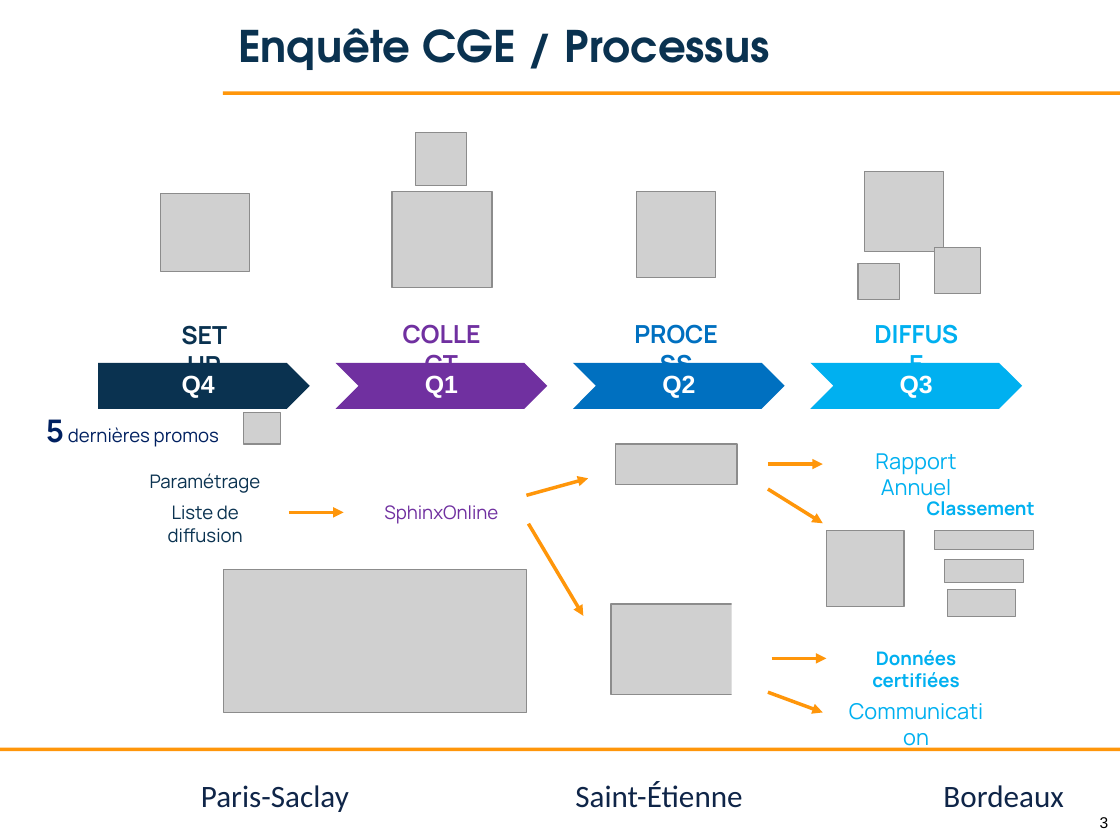
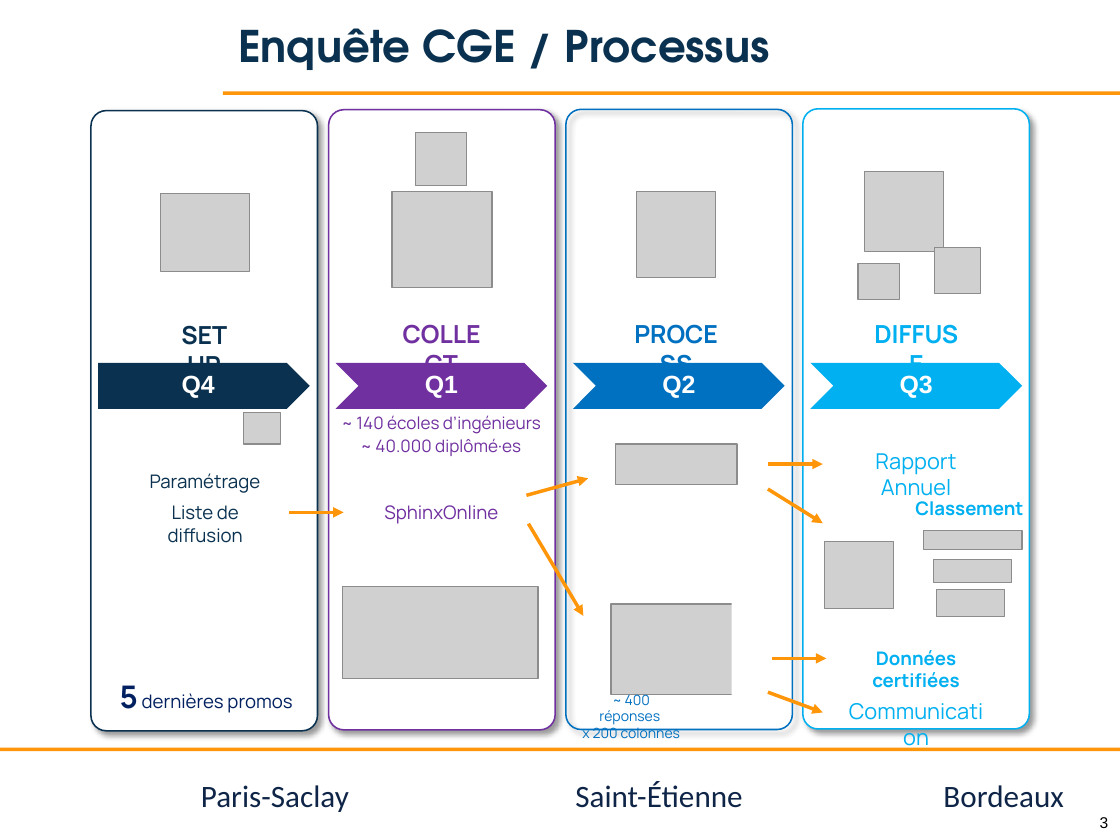
Before and after one commit to jvillemejane/jvillemejane, a slide deck: slide 3 of Presentations/2024_11_21_COFOR_CGE.pptx. Drawn at 1120x840 pixels with LibreOffice and Linux fonts; fonts in the diff are those of the drawing; grey boxes stand for pictures; background and template pictures are left out. Boxes give left, top, right and bottom in pixels: in the first picture for what was removed or moved away, otherwise in the second. Text is boxed around its words. In the diff, an @@ line names an element or a change of style, - is before the commit and + after.

```diff
--- a/Presentations/2024_11_21_COFOR_CGE.pptx
+++ b/Presentations/2024_11_21_COFOR_CGE.pptx
@@ rounded rectangle added at <box>91,111,317,731</box>, fill #FFFFFF, outline #0A3250 1 pt @@
@@ rounded rectangle added at <box>328,110,554,730</box>, fill #FFFFFF, outline #7030A0 1 pt @@
@@ rounded rectangle added at <box>566,110,792,730</box>, outline #0070C0 1 pt @@
@@ rounded rectangle added at <box>803,109,1029,729</box>, fill #FFFFFF, outline #00B0F0 1 pt @@
@@ text added at <box>356,415,541,434</box>, 11 pt, text #7030A0 @@
+~ 140 écoles d’ingénieurs
@@ text added at <box>375,438,521,456</box>, 11 pt, text #7030A0 @@
+~ 40.000 diplômé·es
@@ 3 pictures, 1 text: place and size @@
-3 pictures, 1 text at <box>927,501,1035,616</box>
+3 pictures, 1 text at <box>915,501,1023,616</box>
@@ picture: place and size @@
-picture at <box>827,531,904,607</box>
+picture at <box>825,541,894,608</box>
@@ picture: place and size @@
-picture at <box>223,570,526,712</box>
+picture at <box>343,587,539,679</box>
@@ text "5 dernières promos": place and size @@
-text "5 dernières promos" at <box>46,419,219,447</box>
+text "5 dernières promos" at <box>120,685,292,713</box>
@@ text added at <box>582,691,681,738</box>, 9 pt, text #0070C0 @@
+~ 400 réponses
+x 200 colonnes
```
Also in this commit, not shown: 3 other slides changed, 4 slides added, 6 slides removed.
